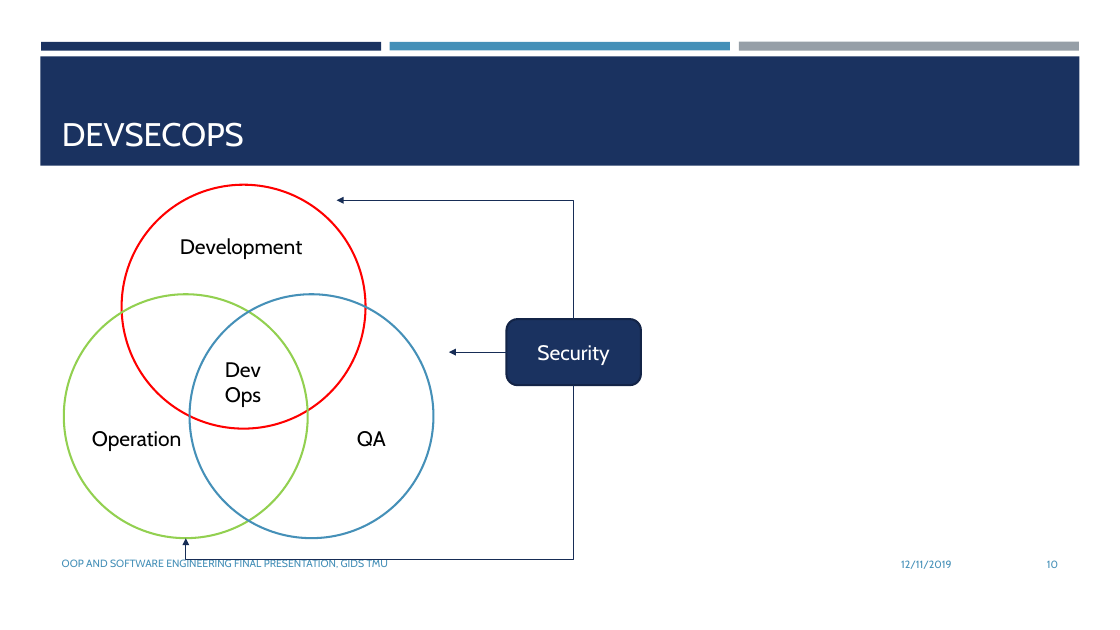
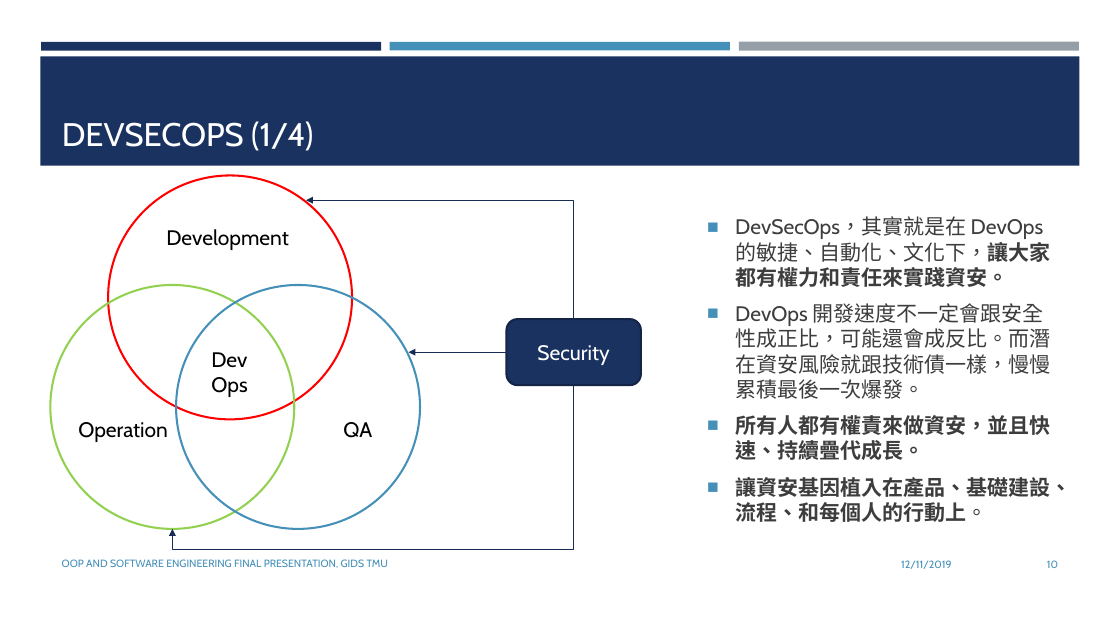
Before and after one commit to Weber12321/TMU-GIDS, a slide deck: slide 10 of 物件導向程式設計/Marry Devops and cybersecurity.pptx. Drawn at 1120x630 pixels with LibreOffice and Linux fonts; fonts in the diff are those of the drawing. Boxes give left, top, right and bottom in pixels: in the first picture for what was removed or moved away, otherwise in the second. Text is boxed around its words. In the diff, an @@ line names an element or a change of style, - is before the commit and + after.

```diff
--- a/物件導向程式設計/Marry Devops and cybersecurity.pptx
+++ b/物件導向程式設計/Marry Devops and cybersecurity.pptx
@@ title at <box>62,121,313,151</box>: text changed @@
-DEVSECOPS
+DEVSECOPS (1/4)
@@ elbow arrow moved from (574, 319) - (337, 200) to (574, 319) - (306, 200) @@
@@ text added at <box>735,217,1071,522</box>, 18 pt, text #3D3D3D @@
+■ DevSecOps，其實就是在 DevOps 的敏捷、自動化、文化下，讓大家都有權力和責任來實踐資安。
+■ DevOps 開發速度不一定會跟安全性成正比，可能還會成反比。而潛在資安風險就跟技術債一樣，慢慢累積最後一次爆發。
+■ 所有人都有權責來做資安，並且快速、持續疊代成長。
+■ 讓資安基因植入在產品、基礎建設、流程、和每個人的行動上。
@@ 4 texts, 3 ellipses: place and size @@
-4 texts, 3 ellipses at <box>64,185,434,538</box>
+4 texts, 3 ellipses at <box>50,176,420,528</box>
@@ arrow moved from (507, 352) - (449, 352) to (507, 352) - (408, 352) @@
@@ elbow arrow moved from (574, 386) - (186, 539) to (574, 386) - (172, 529) @@
```
Also in this commit, not shown: 6 other slides changed, 2 slides added, 1 slide removed, 19 other files.
